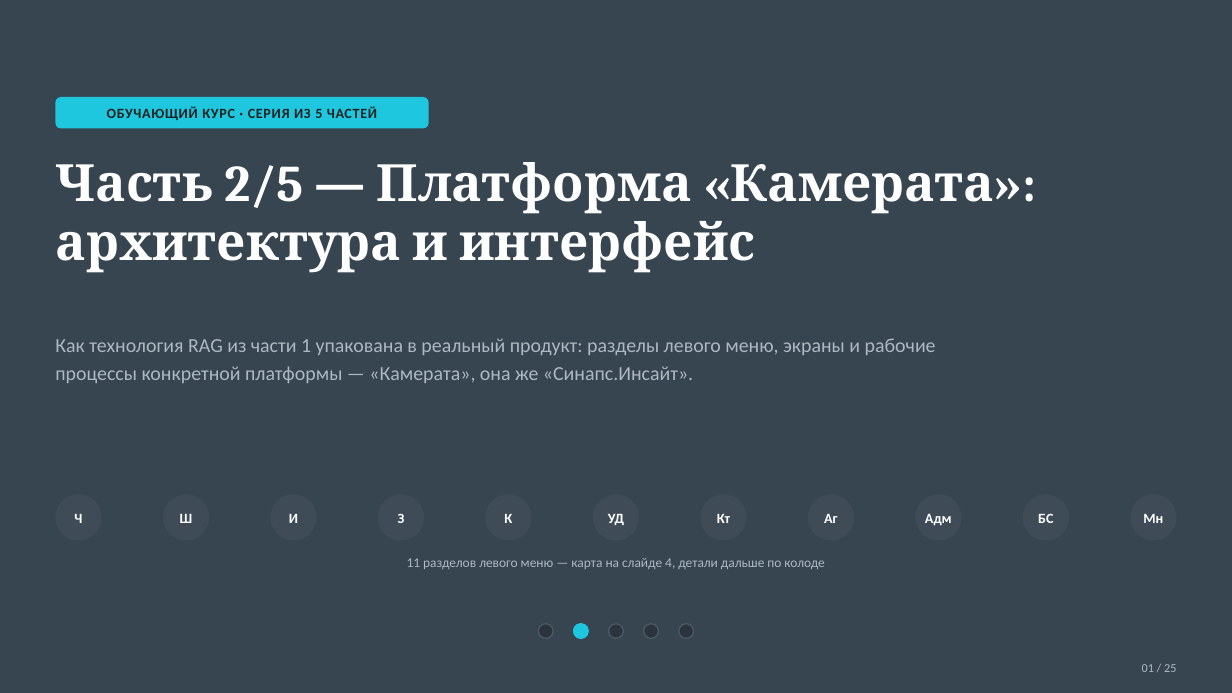
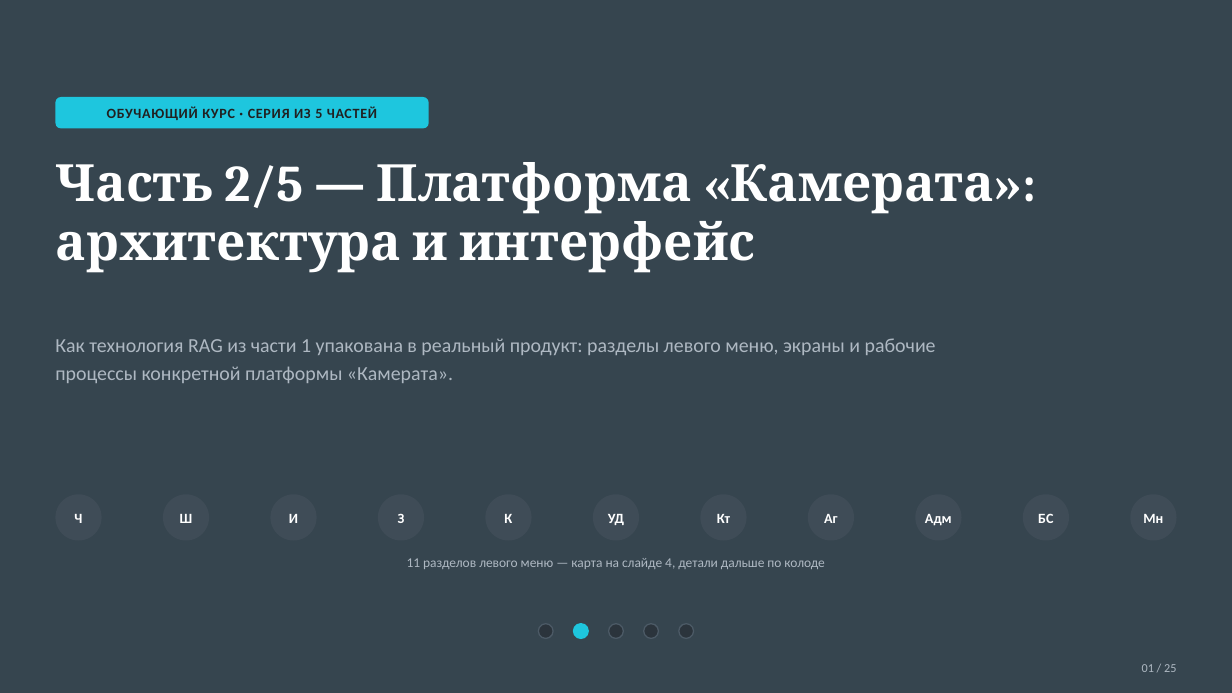
Before and after one commit to vladilslavandrosov-prog/job-RAG, a slide deck: slide 1 of docs/presentations/02-platforma-arhitektura.pptx. Drawn at 1232x693 pixels with LibreOffice and Linux fonts; fonts in the diff are those of the drawing. Boxes give left, top, right and bottom in pixels: in the first picture for what was removed or moved away, otherwise in the second. Text is boxed around its words. In the diff, an @@ line names an element or a change of style, - is before the commit and + after.

```diff
--- a/docs/presentations/02-platforma-arhitektura.pptx
+++ b/docs/presentations/02-platforma-arhitektura.pptx
@@ text at box(55, 338, 936, 383): text changed @@
-Как технология RAG из части 1 упакована в реальный продукт: разделы левого меню, экраны и рабочие процессы конкретной платформы — «Камерата», она же «Синапс.Инсайт».
+Как технология RAG из части 1 упакована в реальный продукт: разделы левого меню, экраны и рабочие процессы конкретной платформы «Камерата».
```
Also in this commit, not shown: 2 other slides changed, 1 other file.
